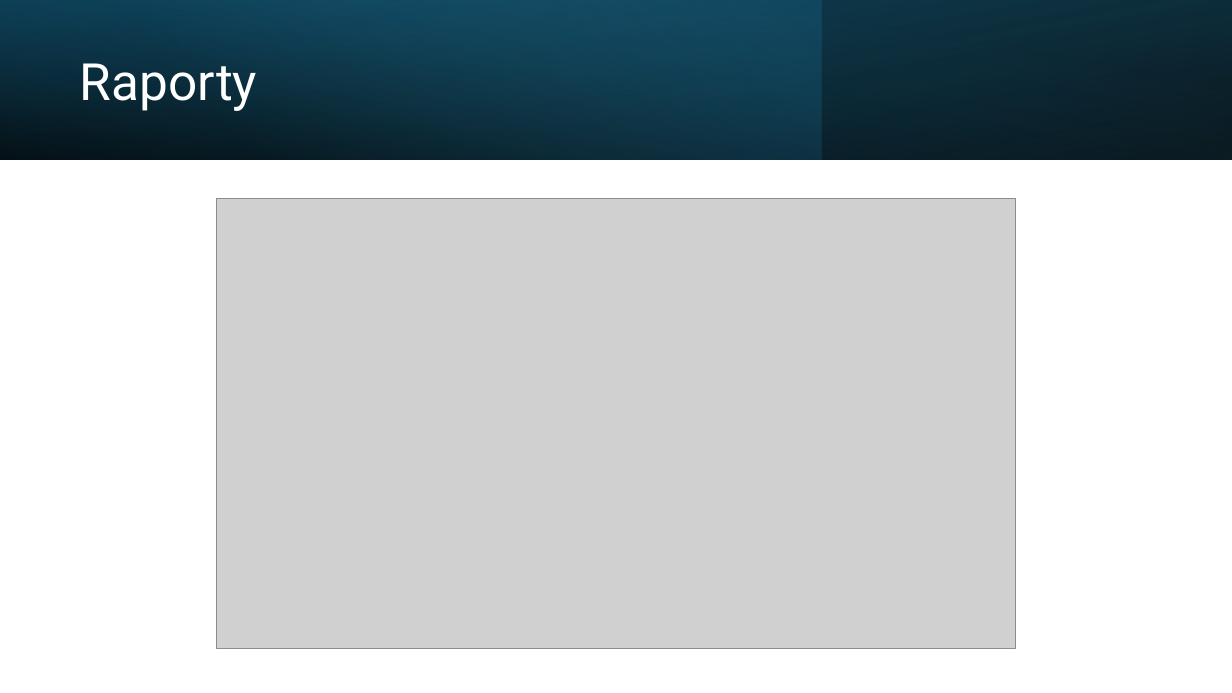
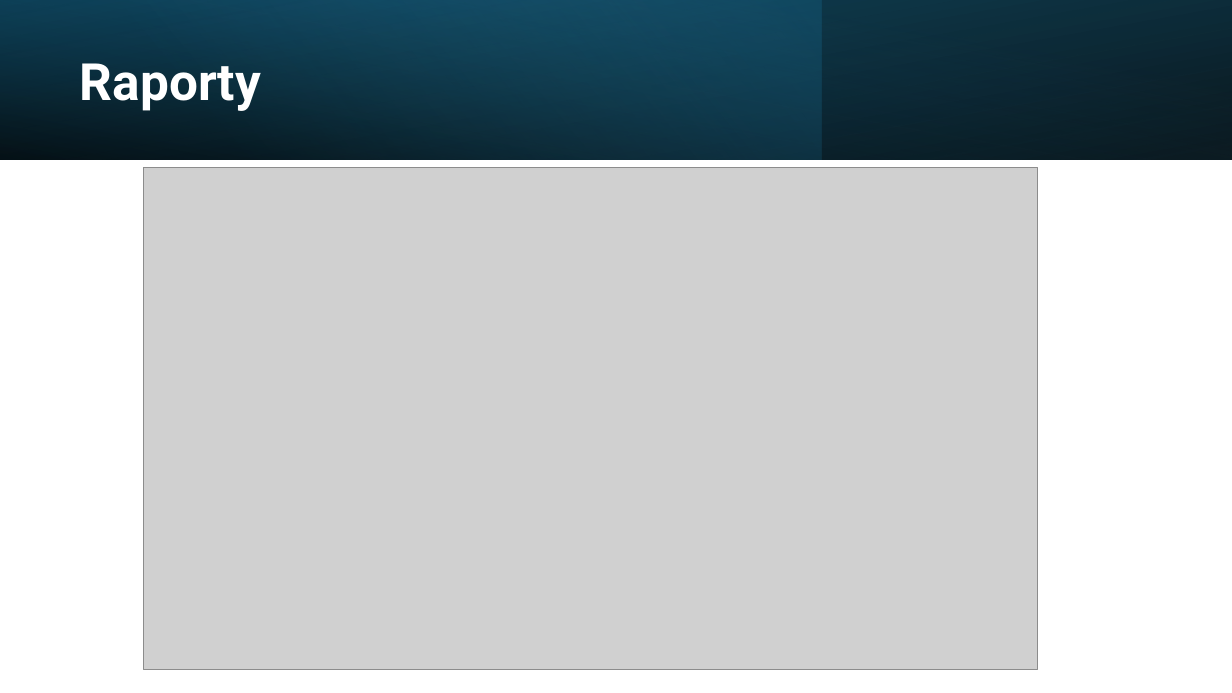
Before and after one commit to oliwiaglodek/MuzeumWPF, a slide deck: slide 19 of Prezentacja na obronę.pptx. Drawn at 1232x693 pixels with LibreOffice and Linux fonts; fonts in the diff are those of the drawing; grey boxes stand for pictures. Boxes give left, top, right and bottom in pixels: in the first picture for what was removed or moved away, otherwise in the second. Text is boxed around its words. In the diff, an @@ line names an element or a change of style, - is before the commit and + after.

```diff
--- a/Prezentacja na obronę.pptx
+++ b/Prezentacja na obronę.pptx
@@ title "Raporty" at (80,63,261,111): bold on @@
@@ picture: place and size @@
-picture at (216,199,1017,649)
+picture at (143,167,1037,670)
```
Also in this commit, not shown: 20 other slides changed, 1 other file.
